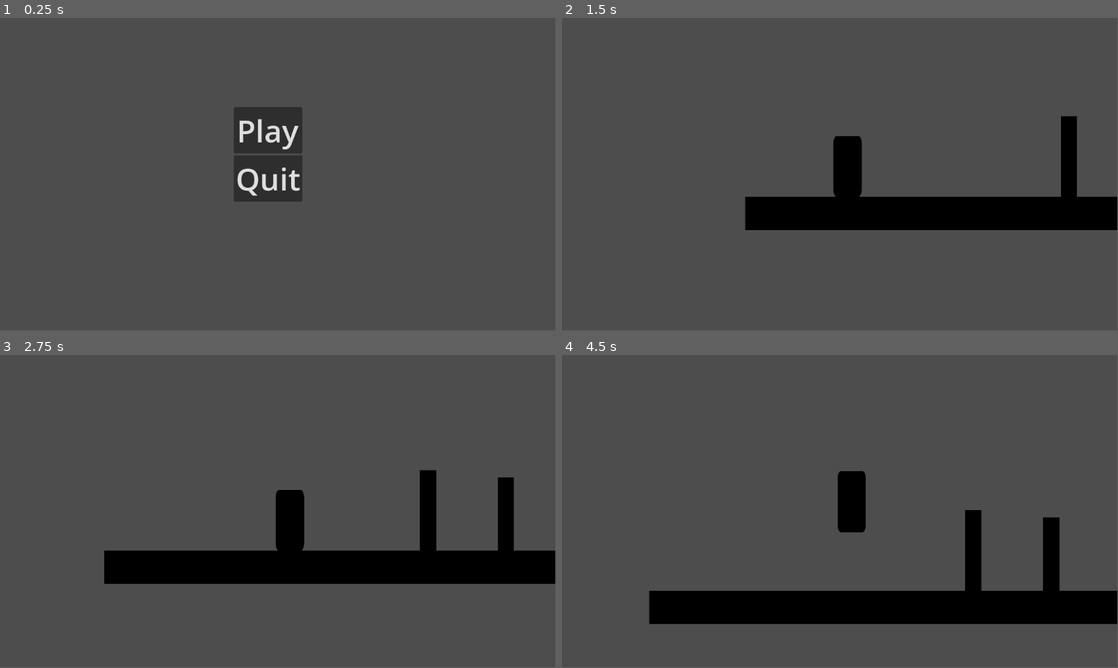
Above: before the commit, frames 1-4 (two rows, left to right).
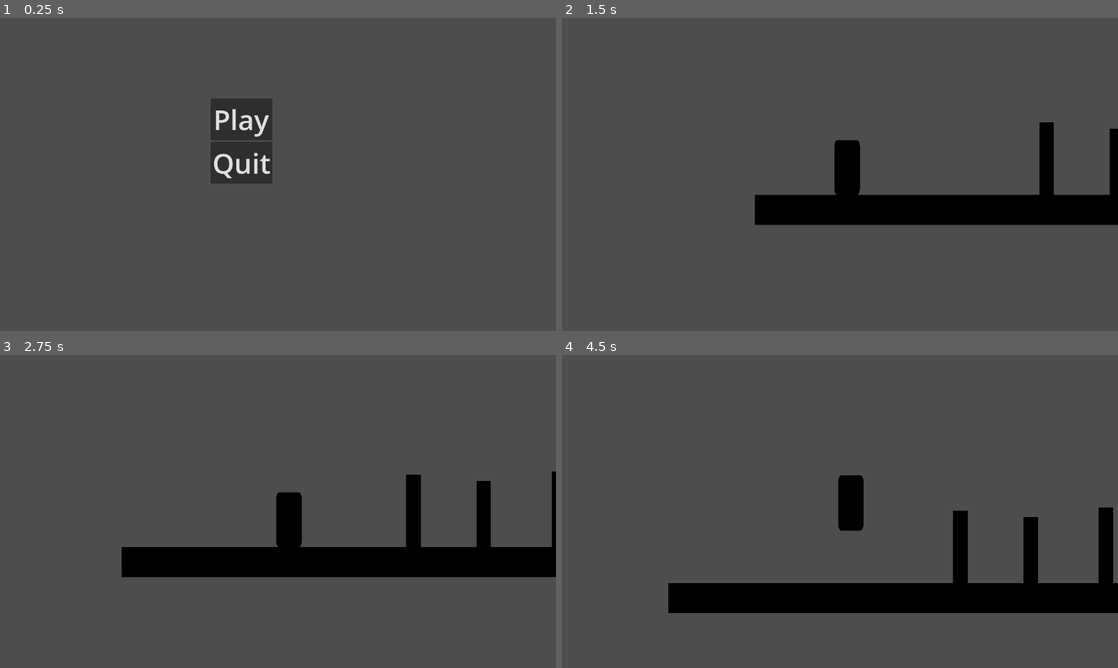
Above: after the commit, the same moments.

Repository: prejammers/godot-platformer
Game: Godot game, scene res://scene/menu.tscn
Two runs of this game, one before a commit and one after it. Both use one fixed random seed, a clock stepped at 60 frames per second and the inputs below. The engine's default icon, where the game draws it, is replaced by a stand-in: a white triangle on a blue panel in a dark square.
Inputs:
- Up to frame 1 (0.25 s): no input
- Up to frame 2 (1.5 s): click "Play" at 0.5 s; hold D (move_right) from 1.28 s (still down)
- Up to frame 3 (2.75 s): keep holding D (move_right); tap Space (jump) at 1.52, 2.27 s
- Up to frame 4 (4.5 s): release D (move_right) at 2.78 s; hold A (move_left) 2.78-3.53 s; hold D (move_right) from 3.53 s (still down); tap Space (jump) at 3.77 s
In our replay, the window is 799x449 before the commit and 800x450 after it. These sizes can differ from the game's own. Grey fills any space a smaller window leaves; there, only what the larger window draws over its background counts as a difference.

The runs differ from the first frame. In frame 1, 3.7% of the frame differs, in the area x 37-55%, y 25-59%; in frame 2, 3.6%; in frame 3, 5.6%; in frame 4, 8.2%, in the area x 15-100%, y 37-86%.

Commit message:
Menu fix

Diff:
--- a/project.godot
+++ b/project.godot
@@ -13,6 +13,12 @@
 run/main_scene="res://scene/menu.tscn"
 config/features=PackedStringArray("4.2", "Forward Plus")
 config/icon="res://icon.svg"
+
+[display]
+
+window/size/viewport_width=1280
+window/size/viewport_height=720
+window/stretch/mode="viewport"
 
 [dotnet]
 
--- a/scene/menu.tscn
+++ b/scene/menu.tscn
@@ -1,6 +1,6 @@
 [gd_scene load_steps=2 format=3 uid="uid://qqh8h3oibc4j"]
 
-[ext_resource type="Script" path="res://scripts/menu.gd" id="1_swkqe"]
+[ext_resource type="Script" path="res://scripts/Menu.gd" id="1_swkqe"]
 
 [node name="Menu" type="Control"]
 layout_mode = 3
